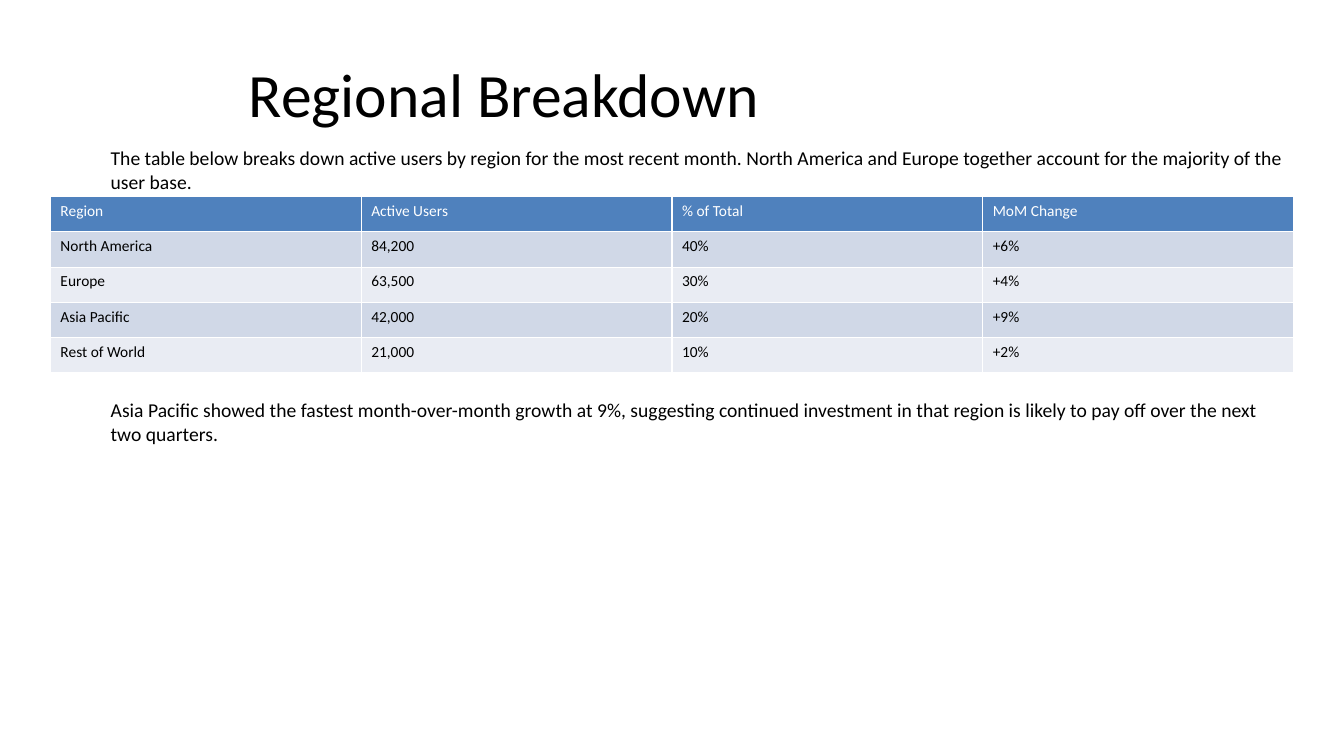
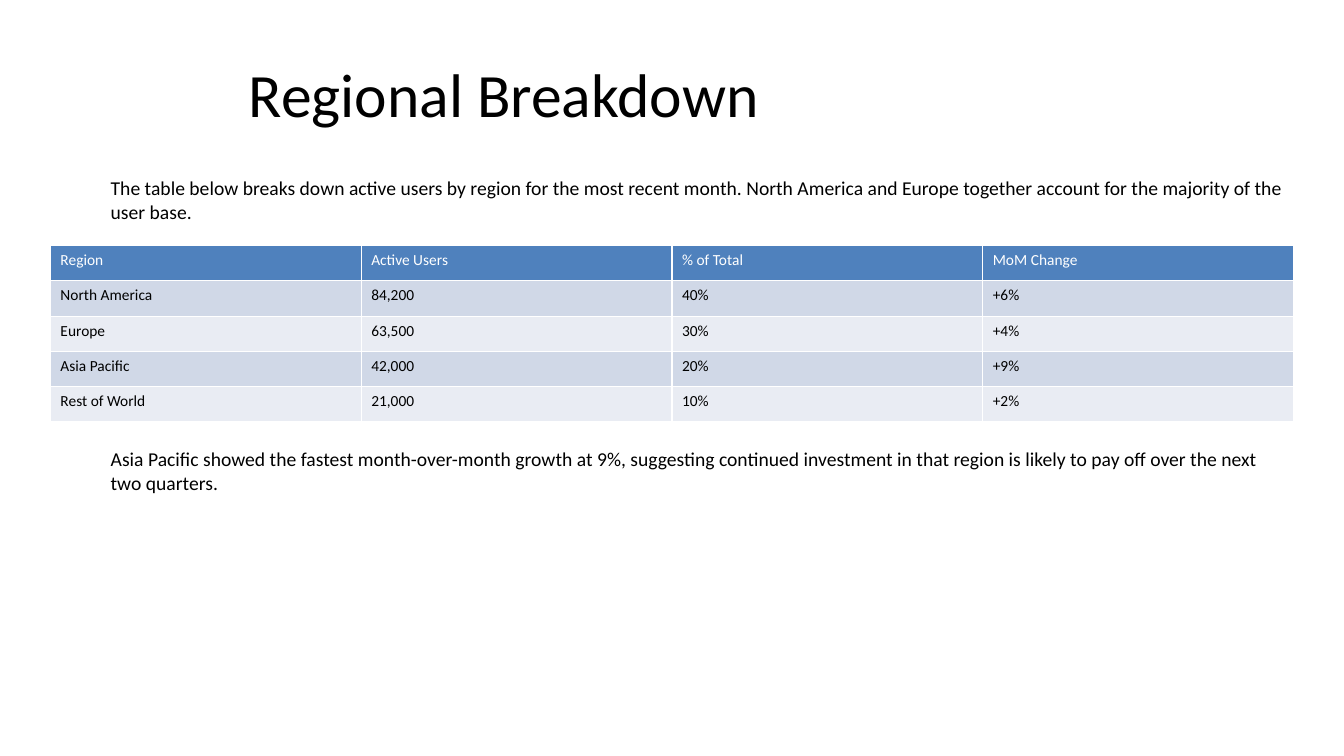
Before and after one commit to sumukh-naidu/idox, a slide deck: slide 2 of pdf_to_ppt_output/sample_digital_document.pptx. Drawn at 1344x756 pixels with LibreOffice and Linux fonts; fonts in the diff are those of the drawing. Boxes give left, top, right and bottom in pixels: in the first picture for what was removed or moved away, otherwise in the second. Text is boxed around its words. In the diff, an @@ line names an element or a change of style, - is before the commit and + after.

```diff
--- a/pdf_to_ppt_output/sample_digital_document.pptx
+++ b/pdf_to_ppt_output/sample_digital_document.pptx
@@ text "The table below breaks down ..." moved from (x1=111, y1=151, x2=1282, y2=189) to (x1=111, y1=181, x2=1282, y2=219) @@
@@ table moved from (x1=50, y1=197, x2=1293, y2=373) to (x1=50, y1=246, x2=1293, y2=422) @@
@@ text "Asia Pacific showed the fastest ..." moved from (x1=111, y1=403, x2=1256, y2=444) to (x1=111, y1=452, x2=1256, y2=493) @@
```
Also in this commit, not shown: 1 other slide changed, 7 other files.
